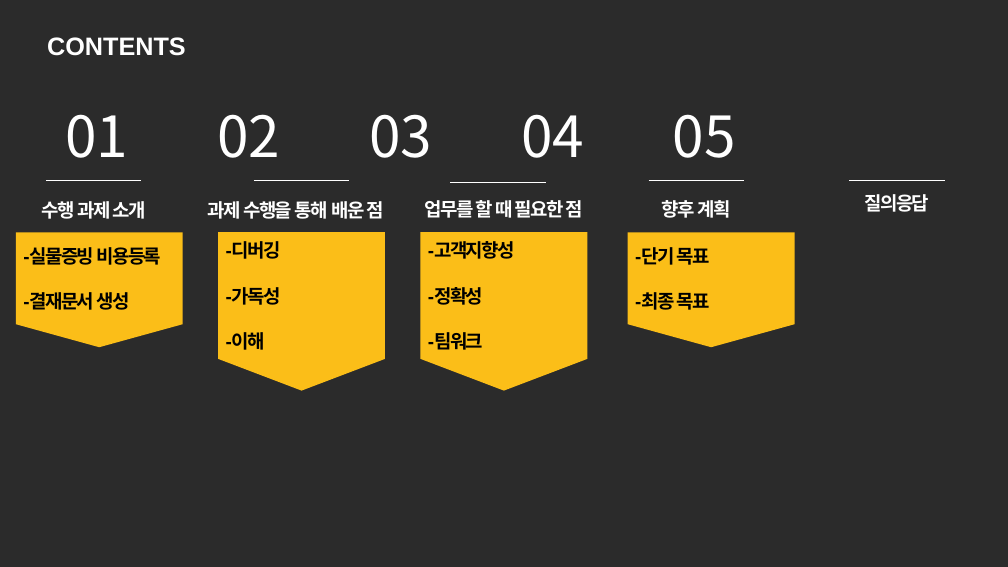
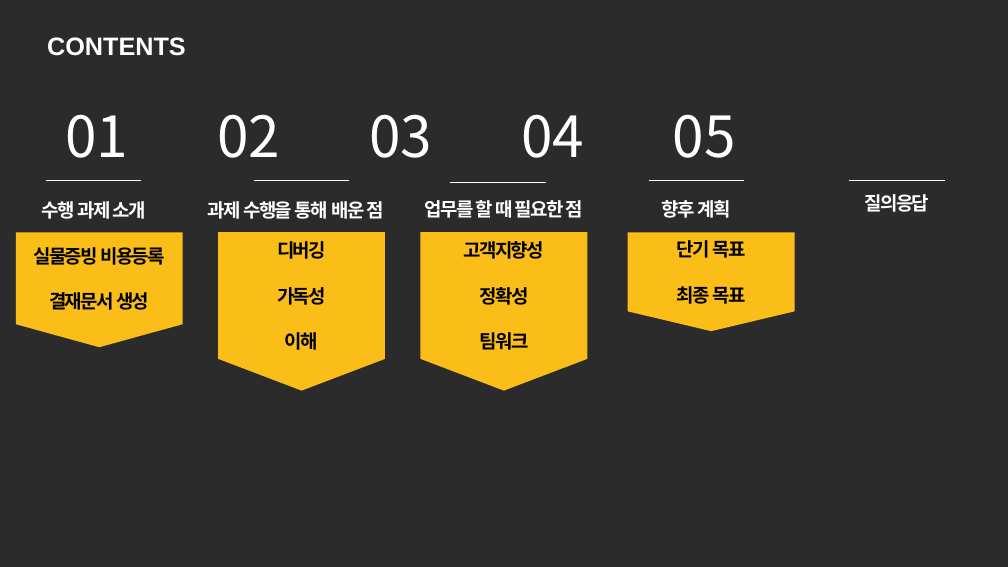
Before and after one commit to KimSolYi/WJ_PRACTICE, a slide deck: slide 2 of 인턴 수행과제 결과발표.pptx. Drawn at 1008x567 pixels with LibreOffice and Linux fonts; fonts in the diff are those of the drawing; background and template pictures are left out; a plain dark background stands for a picture behind light text. Boxes give left, top, right and bottom in pixels: in the first picture for what was removed or moved away, otherwise in the second. Text is boxed around its words. In the diff, an @@ line names an element or a change of style, - is before the commit and + after.

```diff
--- a/인턴 수행과제 결과발표.pptx
+++ b/인턴 수행과제 결과발표.pptx
@@ flow chart offpage connector "단기 목표": place and size @@
-flow chart offpage connector "단기 목표" at [628, 232, 795, 347]
+flow chart offpage connector "단기 목표" at [628, 232, 795, 331]
@@ text in flow chart offpage connector at [33, 247, 165, 310]: text changed @@
--실물증빙 비용등록
--결재문서 생성
+실물증빙 비용등록
+결재문서 생성
@@ text in flow chart offpage connector at [277, 241, 326, 350]: text changed @@
--디버깅
--가독성
--이해
+디버깅
+가독성
+이해
@@ text in flow chart offpage connector at [464, 241, 545, 350]: text changed @@
--고객지향성
--정확성
--팀워크
+고객지향성
+정확성
+팀워크
@@ text in flow chart offpage connector at [677, 240, 745, 304]: text changed @@
--단기 목표
--최종 목표
+단기 목표
+최종 목표
```
Also in this commit, not shown: 11 other slides changed, 1 slide added, 1 other file.
